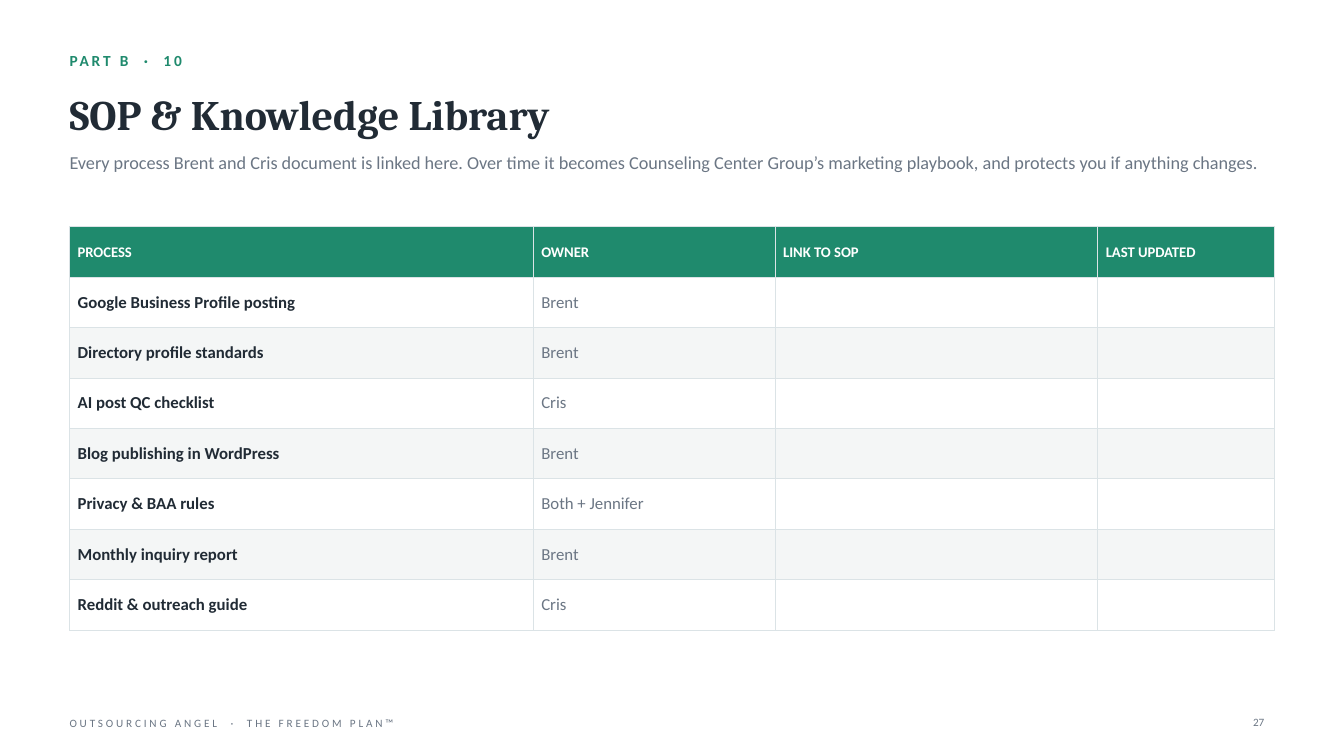
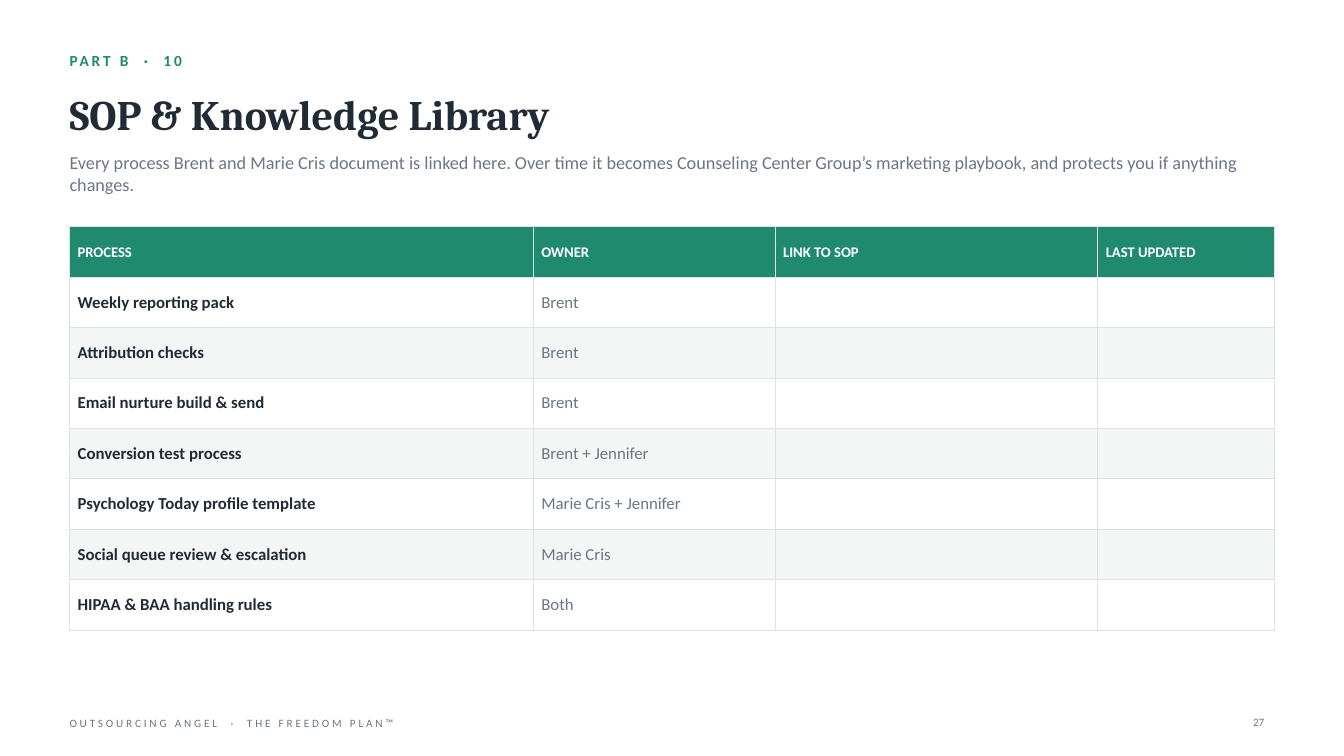
Before and after one commit to gail-gif/OA, a slide deck: slide 27 of Jennifer_Olivares_Freedom_Plan.pptx. Drawn at 1344x756 pixels with LibreOffice and Linux fonts; fonts in the diff are those of the drawing. Boxes give left, top, right and bottom in pixels: in the first picture for what was removed or moved away, otherwise in the second. Text is boxed around its words. In the diff, an @@ line names an element or a change of style, - is before the commit and + after.

```diff
--- a/Jennifer_Olivares_Freedom_Plan.pptx
+++ b/Jennifer_Olivares_Freedom_Plan.pptx
@@ text at [70, 156, 1236, 194]: text changed @@
-Every process Brent and Cris document is linked here. Over time it becomes Counseling Center Group’s marketing playbook, and protects you if anything changes.
+Every process Brent and Marie Cris document is linked here. Over time it becomes Counseling Center Group’s marketing playbook, and protects you if anything changes.
@@ table at [70, 227, 1274, 617] @@
-row 2, column 1: Google Business Profile posting
+row 2, column 1: Weekly reporting pack
-row 3, column 1: Directory profile standards
+row 3, column 1: Attribution checks
-row 4, column 1: AI post QC checklist
+row 4, column 1: Email nurture build & send
-row 4, column 2: Cris
+row 4, column 2: Brent
-row 5, column 1: Blog publishing in WordPress
+row 5, column 1: Conversion test process
-row 5, column 2: Brent
+row 5, column 2: Brent + Jennifer
-row 6, column 1: Privacy & BAA rules
+row 6, column 1: Psychology Today profile template
-row 6, column 2: Both + Jennifer
+row 6, column 2: Marie Cris + Jennifer
-row 7, column 1: Monthly inquiry report
+row 7, column 1: Social queue review & escalation
-row 7, column 2: Brent
+row 7, column 2: Marie Cris
-row 8, column 1: Reddit & outreach guide
+row 8, column 1: HIPAA & BAA handling rules
-row 8, column 2: Cris
+row 8, column 2: Both
```
Also in this commit, not shown: 27 other slides changed, 6 other files.
